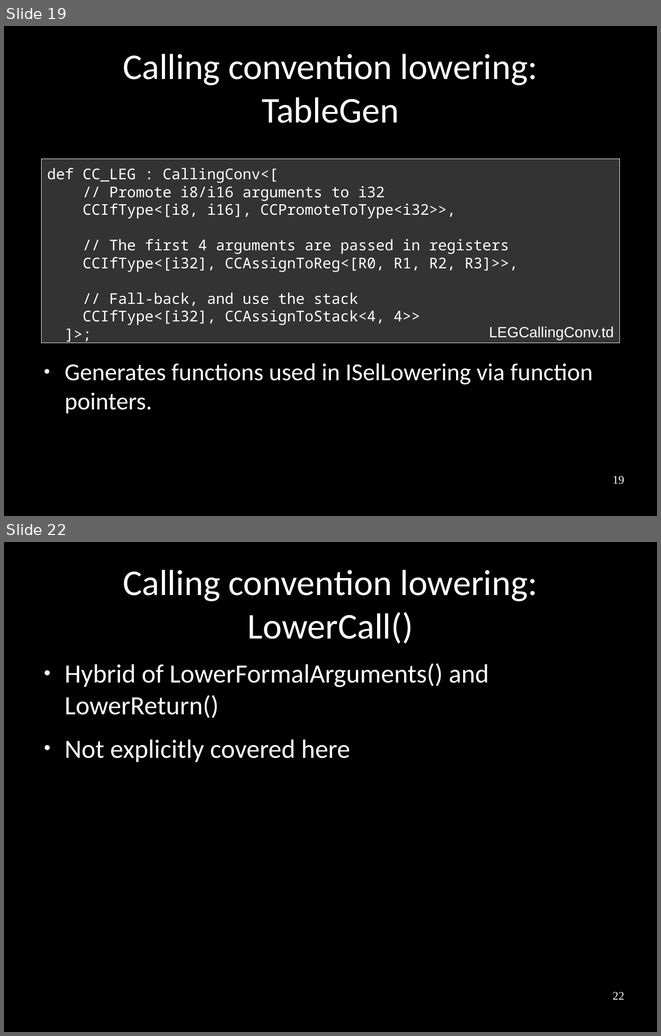
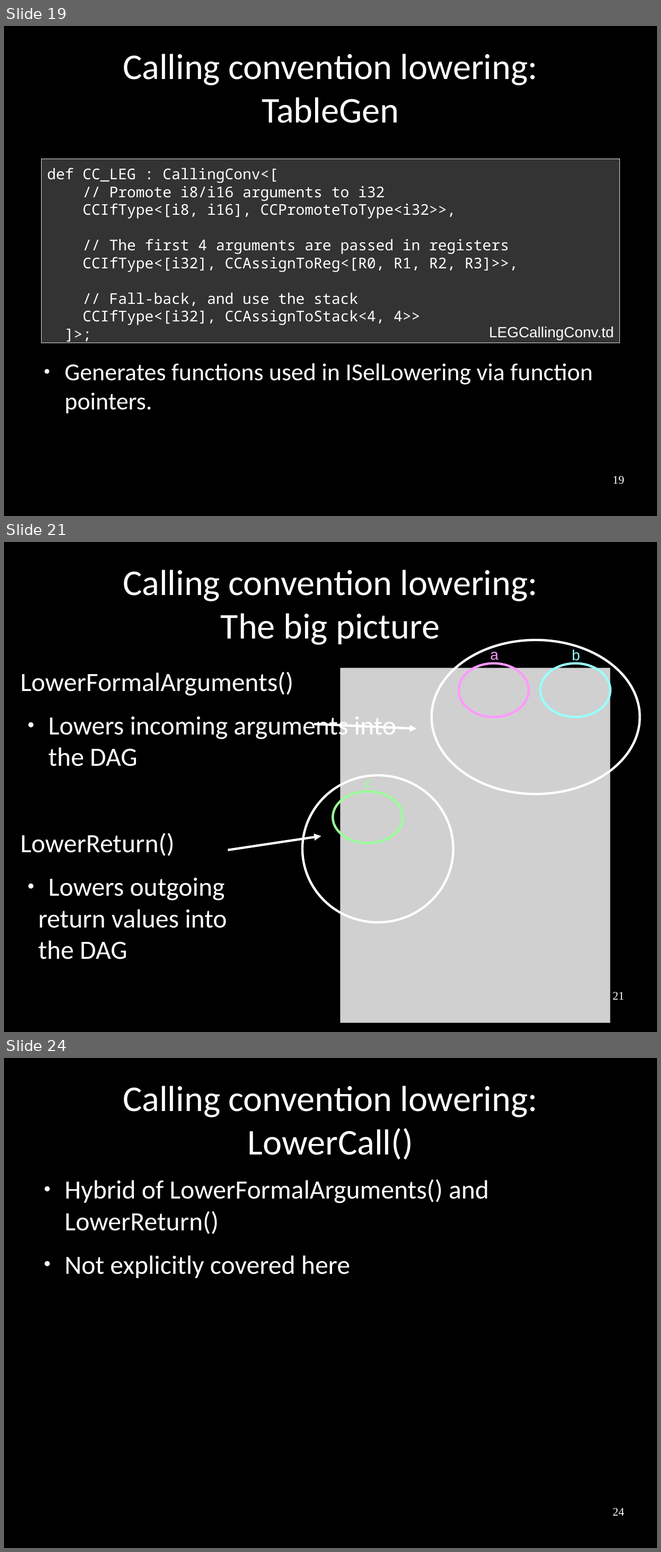
Before and after one commit to frasercrmck/llvm-leg, a slide deck: docs/Codeplay/Slides.odp. Shown one above the other, each under a label of ours: slides 19 and 22 before the commit, slides 19, 21 and 24 after it; the slides between them are not shown. The pictures are 661x1036 and 661x1552 pixels, drawn with LibreOffice and Linux fonts; fonts in the diff are those of the drawing; grey boxes stand for pictures. Boxes give left, top, right and bottom in pixels: in the first picture for what was removed or moved away, otherwise in the second. Text is boxed around its words. In the diff, an @@ line names an element or a change of style, - is before the commit and + after.

Commit message:
Added two new slides introducing calling conventions.

```diff
--- a/docs/Codeplay/Slides.odp
+++ b/docs/Codeplay/Slides.odp
@@ slide 21 added at [4,542,657,1032], background #000000 @@
@@ title added at [123,570,537,645], 44 pt, text #FFFFFF @@
+Calling convention lowering:
+The big picture
@@ ellipse added at [432,640,641,794], outline #FFFFFF 2.83 pt @@
@@ text added at [490,648,498,662], 18 pt, text #FF99FF @@
+a
@@ text added at [572,649,580,663], 18 pt, text #99FFFF @@
+b
@@ picture added at [340,668,610,1023] @@
@@ ellipse added at [459,663,529,717], outline #FF99FF 2.83 pt @@
@@ ellipse added at [541,663,611,717], outline #99FFFF 2.83 pt @@
@@ text added at [20,672,396,959], 32 pt, text #FFFFFF @@
+LowerFormalArguments()
+● Lowers incoming arguments into the DAG
+LowerReturn()
+● Lowers outgoing
+return values into
+the DAG
@@ arrow added from (315, 724) to (417, 729), #FFFFFF 2.83 pt @@
@@ ellipse added at [302,775,454,923], outline #FFFFFF 2.83 pt @@
@@ text added at [364,776,372,791], 18 pt, text #99FF99 @@
+c
@@ ellipse added at [333,792,403,843], outline #99FF99 2.83 pt @@
@@ arrow added from (228, 850) to (321, 836), #FFFFFF 2.83 pt @@
@@ page number added at [612,991,624,999], 14 pt, text #FFFFFF @@
+21
@@ what was slide 22 is now slide 24 @@
@@ page number at [612,1507,624,1515]: text changed @@
-22
+24
```
Also in this commit, not shown: 2 slides changed, 1 other slide added.
